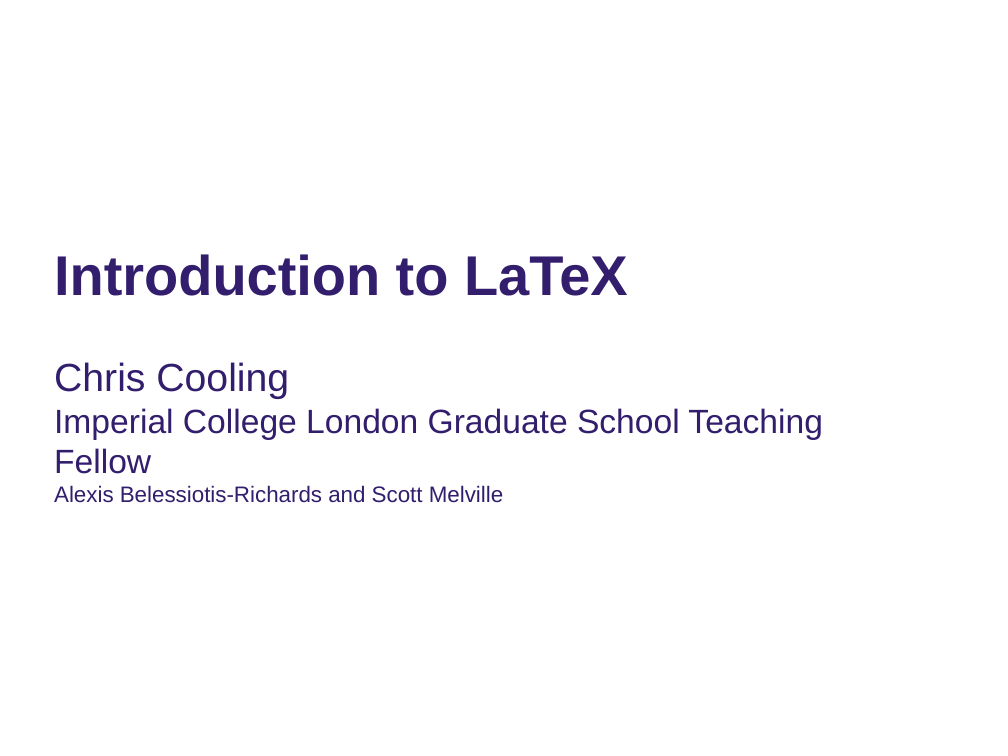
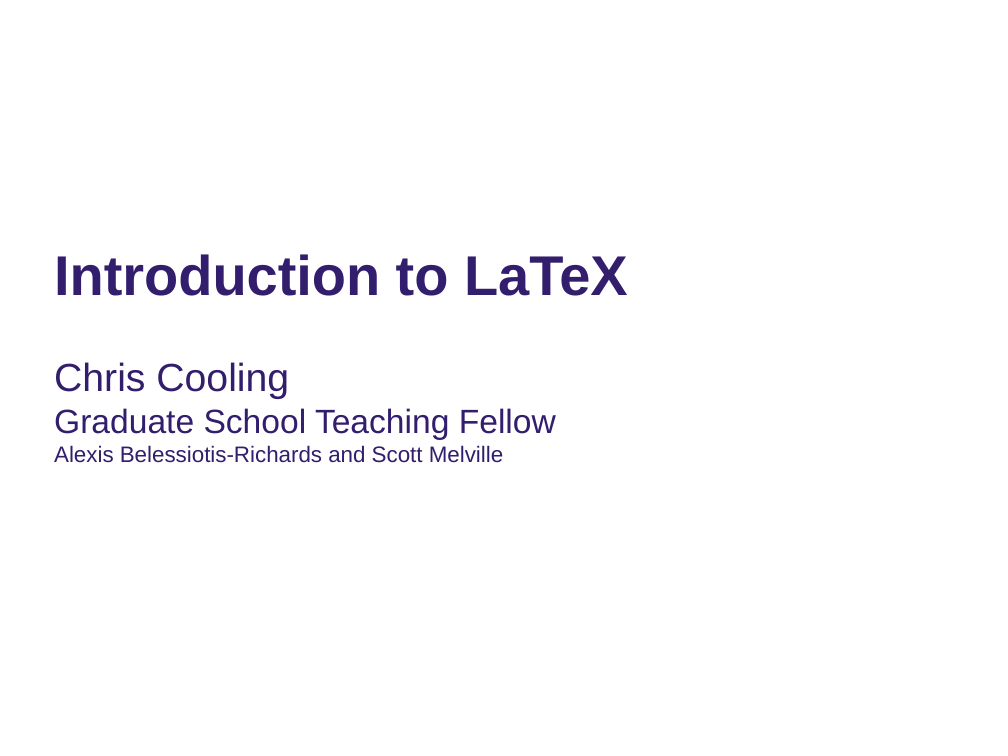
Before and after one commit to ImperialCollegeLondon/RCDS-introduction-to-latex, a slide deck: slide 1 of Intro to Latex Slides.pptx. Drawn at 1008x756 pixels with LibreOffice and Linux fonts; fonts in the diff are those of the drawing; background and template pictures are left out. Boxes give left, top, right and bottom in pixels: in the first picture for what was removed or moved away, otherwise in the second. Text is boxed around its words. In the diff, an @@ line names an element or a change of style, - is before the commit and + after.

```diff
--- a/Intro to Latex Slides.pptx
+++ b/Intro to Latex Slides.pptx
@@ subtitle at <box>54,408,556,440</box>: text changed @@
-Imperial College London Graduate School Teaching Fellow
+Graduate School Teaching Fellow
```
Also in this commit, not shown: 1 slide added, 1 other file.
